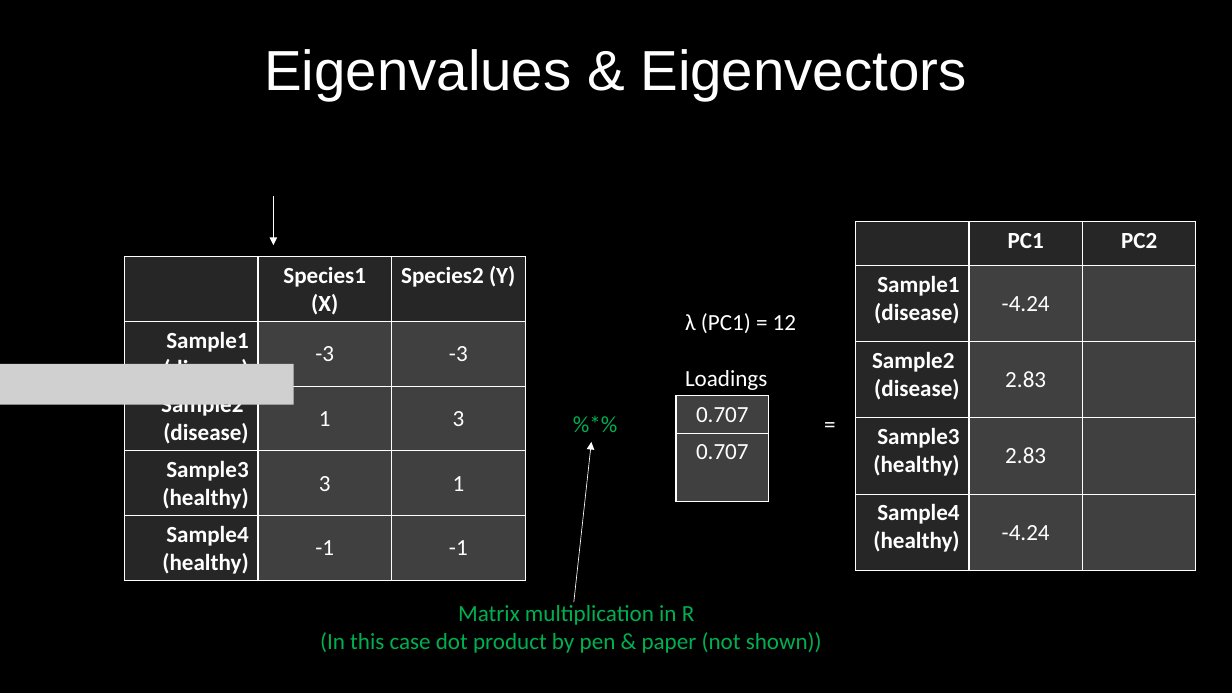
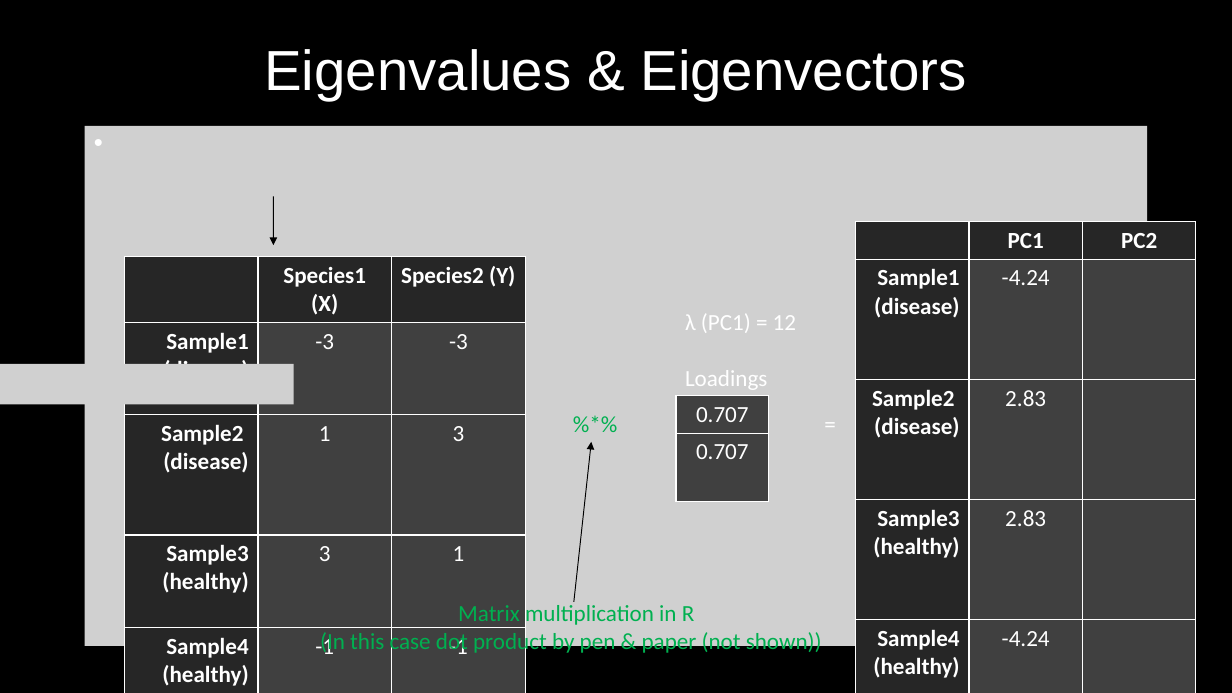
Before and after one commit to MyGitUse/MBIO7160, a slide deck: slide 66 of FinalProject/191128_Presentation_NM.pptx. Drawn at 1232x693 pixels with LibreOffice and Linux fonts; fonts in the diff are those of the drawing; grey boxes stand for pictures. Boxes give left, top, right and bottom in pixels: in the first picture for what was removed or moved away, otherwise in the second. Text is boxed around its words. In the diff, an @@ line names an element or a change of style, - is before the commit and + after.

```diff
--- a/FinalProject/191128_Presentation_NM.pptx
+++ b/FinalProject/191128_Presentation_NM.pptx
@@ picture added at (85,126,1148,646) @@
@@ arrow removed from (274, 197) to (274, 245) @@
@@ freeform shape added at (274,197,274,246), outline #000000 0.75 pt @@
@@ table at (856,222,1197,682) @@
@@ borders changed @@
@@ table at (125,257,527,690) @@
@@ borders changed @@
@@ table at (677,396,769,471) @@
@@ borders changed @@
@@ arrow removed from (574, 603) to (592, 442) @@
@@ freeform shape added at (574,442,592,602), outline #000000 0.75 pt @@
```
Also in this commit, not shown: 48 other slides changed, 3 slides added, 3 slides removed, 1 other file.
